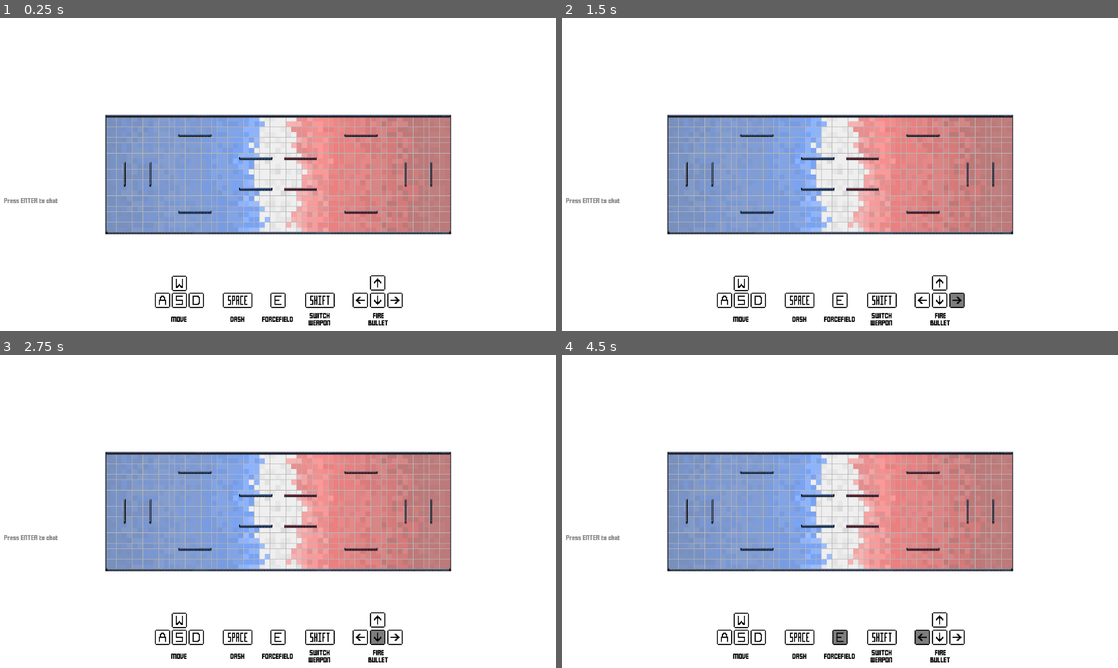
Above: before the commit, frames 1-4 (two rows, left to right).
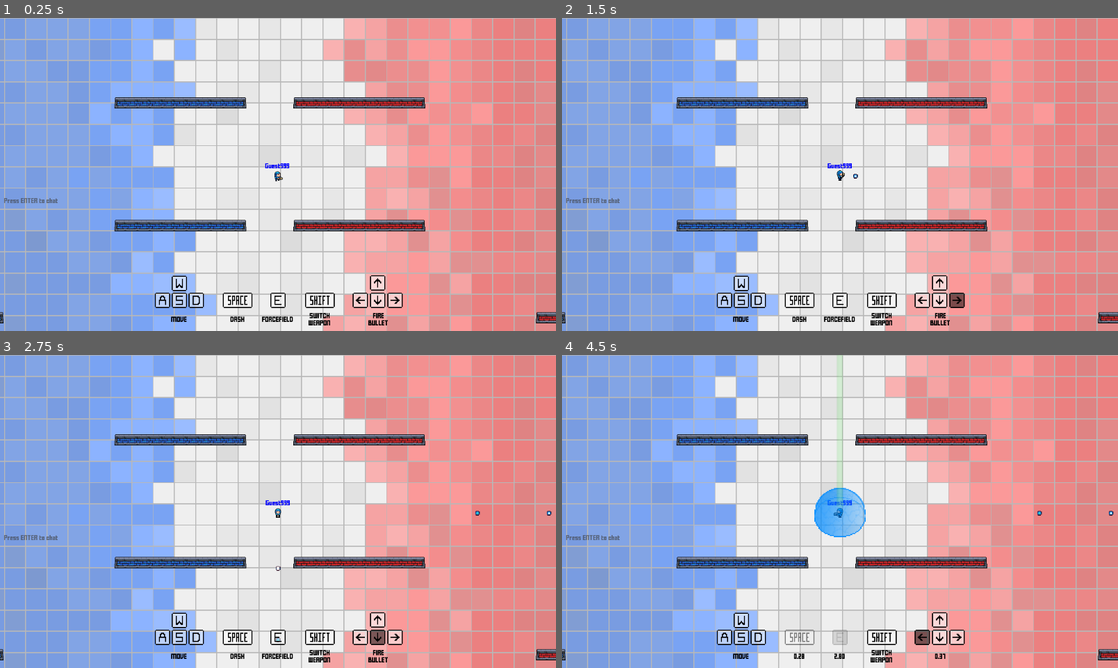
Above: after the commit, the same moments.

Repository: MarshallJDem/SuperCTF
Game: Godot game, scene res://GameContent/Main.tscn
Same seed, same stepped clock (60 frames per second), same inputs: the game is played once before the commit and once after it. This scene is started directly instead of the project's main scene. Sound files missing from this copy of the repository are replaced by a short silence.
Inputs (mouse positions are in pixels of both pictures, inside the frame that each line leads up to):
- Up to frame 1 (0.25 s): no input
- Up to frame 2 (1.5 s): click (639, 202) at 0.52 s; type "12" at 0.6 s; tap Enter at 1.25, 1.35 s; move the mouse to (962, 158) at 1.27 s; hold Right from 1.28 s (still down); click (962, 158) at 1.42 s
- Up to frame 3 (2.75 s): tap Space at 1.52, 2, 2.27 s; move the mouse to (166, 527) at 2.02 s; release Right at 2.03 s; hold Down from 2.03 s (still down); tap T at 2.1 s
- Up to frame 4 (4.5 s): move the mouse to (895, 442) at 2.77 s; release Down at 2.78 s; hold Right 2.78-3.53 s; tap Ctrl at 2.85 s; move the mouse to (812, 574) at 3.52 s; hold Up 3.53-4.28 s; tap Shift at 3.6 s; click (812, 574) at 3.67 s; tap Space at 3.77 s; move the mouse to (1006, 558) at 4.27 s; hold Left from 4.28 s (still down); hold E from 4.28 s (still down)

The runs differ from the first frame. In frame 1, 84% of the frame differs, in the area x 0-100%, y 0-100%; in frame 2, 84%; in frame 3, 84%; in frame 4, 85%.

Commit message:
Fixed grenade collisions again

Diff:
--- a/GameContent/Grenade_Explosion.tscn
+++ b/GameContent/Grenade_Explosion.tscn
@@ -8,7 +8,9 @@
 [node name="Grenade_Explosion" type="Node2D"]
 script = ExtResource( 1 )
 
-[node name="Area2D" type="Area2D" parent="."]
+[node name="Area2D" type="Area2D" parent="." groups=[
+"Grenade_Bodies",
+]]
 
 [node name="CollisionShape2D" type="CollisionShape2D" parent="Area2D"]
 shape = SubResource( 1 )
--- a/Globals.gd
+++ b/Globals.gd
@@ -1,7 +1,7 @@
 extends Node
 
 # Whether to run in testing mode (for development uses)
-var testing = false;
+var testing = true;
 
 #Game Servers (Both clients and servers use these vars, but in different ways. overlapping would not work)
 var serverIP = "";
